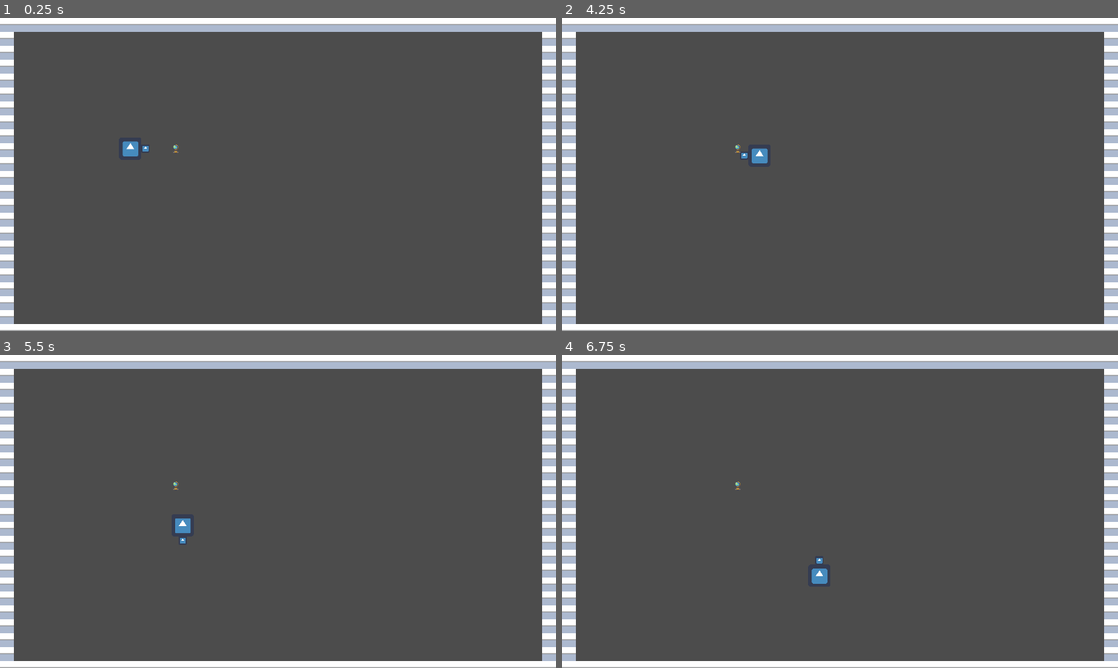
Above: before the commit, frames 1-4 (two rows, left to right).
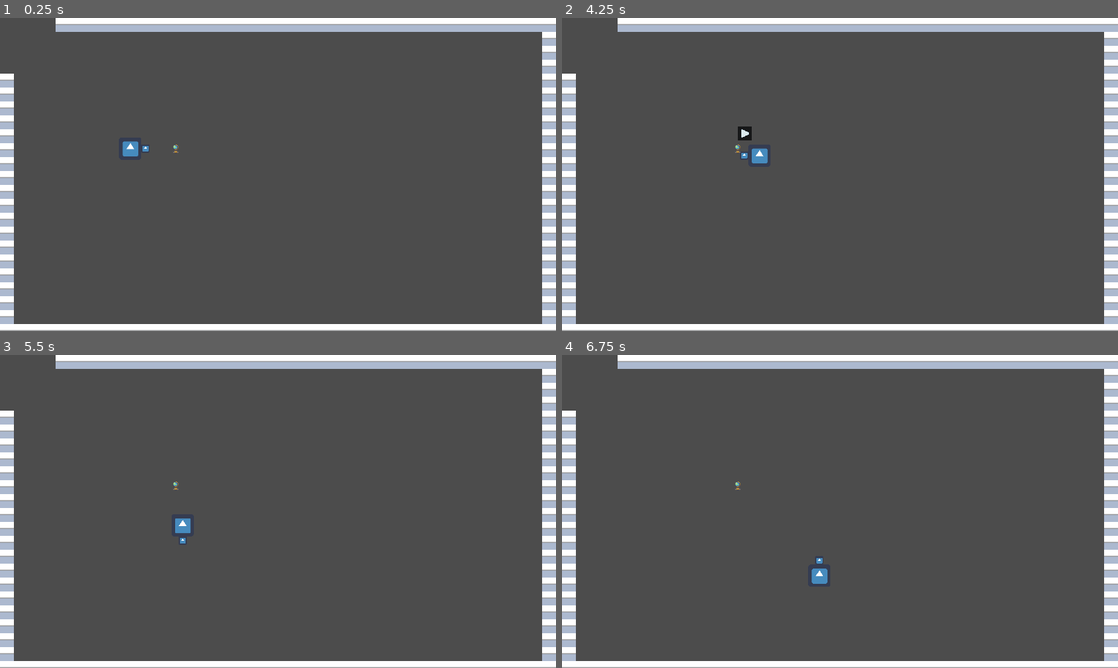
Above: after the commit, the same moments.

Repository: Komogi/Brackeys-GJ6
Game: Godot game, scene res://Scenes/GameScreen.tscn
Two runs of this game, one before a commit and one after it. Both use one fixed random seed, a clock stepped at 60 frames per second and the inputs below. This scene is started directly instead of the project's main scene. The engine's default icon, where the game draws it, is replaced by a stand-in: a white triangle on a blue panel in a dark square.
Inputs:
- Up to frame 1 (0.25 s): no input
- Up to frame 2 (4.25 s): tap Enter at 0.5 s; hold Right (ui_right) 0.53-1.28 s; tap J (interact) at 0.6, 1.25, 1.35, 2.1, 2.85, 3.6 s; hold Down (ui_down) 1.28-2.03 s; hold Right (ui_right) 2.03-2.78 s; hold Up (ui_up) 2.78-3.53 s; hold Left (ui_left) from 3.53 s (still down)
- Up to frame 3 (5.5 s): tap J (interact) at 4.25, 4.35, 5, 5.1 s; release Left (ui_left) at 5.03 s; hold Down (ui_down) from 5.03 s (still down)
- Up to frame 4 (6.75 s): release Down (ui_down) at 5.78 s; hold Right (ui_right) 5.78-6.53 s; tap J (interact) at 5.85, 6.6 s; hold Up (ui_up) from 6.53 s (still down)

The runs differ from the first frame. In frame 1, 0.8% of the frame differs, in the area x 0-10%, y 0-18%; in frame 2, 0.9%, in the area x 0-35%, y 0-40%; in frame 3, 0.8%; in frame 4, 0.8%.

Commit message:
Interaction UI
- Add InteractionComponentUI Scene
- Display an icon on top of interactable

Diff:
--- a/Interactable/Globe.gd
+++ b/Interactable/Globe.gd
@@ -10,7 +10,7 @@
 #	pass
 
 func interaction_get_text() -> String:
-	return "Open"
+	return "Press J"
 
 func interaction_interact(interactionComponentParent : Node) -> void:
 	print("Globe touched")
--- /dev/null
+++ b/Player/InteractionComponentUI.gd
@@ -0,0 +1,60 @@
+extends Control
+class_name InteractionComponentUI
+
+export var interaction_component_nodepath : NodePath
+
+export var interaction_texture_nodepath : NodePath
+export var interaction_text_nodepath : NodePath
+export var interaction_default_texture : Texture
+export var interaction_default_text : String
+
+var fixed_position : Vector2
+
+func _ready():
+	# We need to connect ourselves to the interaction components signal
+	get_node(interaction_component_nodepath).connect("on_interactable_changed", self, "interactable_target_changed", [], CONNECT_DEFERRED)
+
+	# On load we should be hidden
+	hide()
+
+func _process(delta : float):
+	# Because we're a child of the player we'll always be moving relative to them
+	# But when we're set against an item we should stick above it
+	# So each frame we'll make sure we're moved to our fixed_position
+	set_global_position(fixed_position)
+
+func interactable_target_changed(newInteractable : Node) -> void:
+	# If the new interactable thing is null it means we've moved out of range
+	# Lets hide our UI
+	if (newInteractable == null):
+		hide()
+		return
+
+	# Otherwise, we've encountered something new
+	# We want to get the icon we should display from it, along with the text
+
+	# Start by grabbing our default texture & text
+	var interaction_texture := interaction_default_texture
+	var interaction_text := interaction_default_text
+
+	# Then check whether the interactable has a custom texture
+	if (newInteractable.has_method("interaction_get_texture")):
+		interaction_texture = newInteractable.interaction_get_texture()
+
+	# Or custom text
+	if (newInteractable.has_method("interaction_get_text")):
+		interaction_text = newInteractable.interaction_get_text()
+
+	# We'll update our texture and text
+	get_node(interaction_texture_nodepath).texture = interaction_texture
+	get_node(interaction_text_nodepath).text = interaction_text
+
+	# Record the position we should fix ourselves to
+	# This should be just above the interactable item
+	fixed_position = Vector2(newInteractable.get_global_position().x, newInteractable.get_global_position().y - 50)
+
+	# Move to our fixed position
+	self.set_global_position(fixed_position)
+
+	# Then ensure we show ourselves
+	show()
--- /dev/null
+++ b/Player/InteractionComponentUI.tscn
@@ -0,0 +1,43 @@
+[gd_scene load_steps=5 format=2]
+
+[ext_resource path="res://Fonts/ThaleahFat.ttf" type="DynamicFontData" id=1]
+[ext_resource path="res://Player/InteractionComponentUI.gd" type="Script" id=2]
+[ext_resource path="res://Sprites/Start Button.png" type="Texture" id=3]
+
+[sub_resource type="DynamicFont" id=1]
+font_data = ExtResource( 1 )
+
+[node name="InteractionComponentUI" type="Control"]
+anchor_right = 1.0
+anchor_bottom = 1.0
+script = ExtResource( 2 )
+__meta__ = {
+"_edit_use_anchors_": false
+}
+interaction_component_nodepath = NodePath(".")
+interaction_texture_nodepath = NodePath("HBoxContainer/TextureRect")
+interaction_text_nodepath = NodePath("HBoxContainer/RichTextLabel")
+interaction_default_texture = ExtResource( 3 )
+interaction_default_text = "Interact"
+
+[node name="HBoxContainer" type="HBoxContainer" parent="."]
+margin_right = 135.0
+margin_bottom = 40.0
+__meta__ = {
+"_edit_use_anchors_": false
+}
+
+[node name="TextureRect" type="TextureRect" parent="HBoxContainer"]
+margin_right = 32.0
+margin_bottom = 40.0
+texture = ExtResource( 3 )
+
+[node name="RichTextLabel" type="RichTextLabel" parent="HBoxContainer"]
+margin_left = 36.0
+margin_right = 36.0
+margin_bottom = 40.0
+custom_fonts/mono_font = SubResource( 1 )
+text = "Interact"
+__meta__ = {
+"_edit_use_anchors_": false
+}
--- a/Player/Player.tscn
+++ b/Player/Player.tscn
@@ -1,8 +1,9 @@
-[gd_scene load_steps=5 format=2]
+[gd_scene load_steps=6 format=2]
 
 [ext_resource path="res://Player/Player.gd" type="Script" id=1]
 [ext_resource path="res://icon.png" type="Texture" id=2]
 [ext_resource path="res://Player/InteractionComponent.tscn" type="PackedScene" id=3]
+[ext_resource path="res://Player/InteractionComponentUI.tscn" type="PackedScene" id=4]
 
 [sub_resource type="CapsuleShape2D" id=1]
 
@@ -19,3 +20,10 @@
 
 [node name="CollisionShape2D" type="CollisionShape2D" parent="."]
 shape = SubResource( 1 )
+
+[node name="InteractionComponentUI" parent="." instance=ExtResource( 4 )]
+margin_left = -16.1196
+margin_top = -60.3695
+margin_right = -16.1196
+margin_bottom = -60.3695
+interaction_component_nodepath = NodePath("../InteractionComponent")
--- a/Scenes/GameScreen.tscn
+++ b/Scenes/GameScreen.tscn
@@ -10,7 +10,7 @@
 position = Vector2( 300, 300 )
 
 [node name="TileMap" parent="." instance=ExtResource( 2 )]
-tile_data = PoolIntArray( -393201, 25, 0, 0, 0, 0, 1, 0, 0, 2, 0, 0, 3, 0, 0, 4, 0, 0, 5, 0, 0, 6, 0, 0, 7, 0, 0, 8, 0, 0, 9, 0, 0, 10, 0, 0, 11, 0, 0, 12, 0, 0, 13, 0, 0, 14, 0, 0, 15, 0, 0, 16, 0, 0, 17, 0, 0, 18, 0, 0, 19, 0, 0, 20, 0, 0, 21, 0, 0, 22, 0, 0, 23, 0, 0, 24, 0, 0, 25, 0, 0, 26, 0, 0, 27, 0, 0, 28, 0, 0, 29, 0, 0, 30, 0, 0, 31, 0, 0, 32, 0, 0, 33, 0, 0, 34, 0, 0, 35, 0, 0, 36, 0, 0, 37, 0, 0, 38, 0, 0, 39, 0, 0, 65536, 0, 0, 65575, 0, 0, 131072, 0, 0, 131111, 0, 0, 196608, 0, 0, 196647, 0, 0, 262144, 0, 0, 2621 …(1098 unchanged characters)…
+tile_data = PoolIntArray( -393201, 25, 0, 4, 0, 0, 5, 0, 0, 6, 0, 0, 7, 0, 0, 8, 0, 0, 9, 0, 0, 10, 0, 0, 11, 0, 0, 12, 0, 0, 13, 0, 0, 14, 0, 0, 15, 0, 0, 16, 0, 0, 17, 0, 0, 18, 0, 0, 19, 0, 0, 20, 0, 0, 21, 0, 0, 22, 0, 0, 23, 0, 0, 24, 0, 0, 25, 0, 0, 26, 0, 0, 27, 0, 0, 28, 0, 0, 29, 0, 0, 30, 0, 0, 31, 0, 0, 32, 0, 0, 33, 0, 0, 34, 0, 0, 35, 0, 0, 36, 0, 0, 37, 0, 0, 38, 0, 0, 39, 0, 0, 65575, 0, 0, 131111, 0, 0, 196647, 0, 0, 262144, 0, 0, 2621 …(1098 unchanged characters)…
 
 [node name="Globe" parent="." instance=ExtResource( 3 )]
 position = Vector2( 404.765, 300.408 )
--- a/project.godot
+++ b/project.godot
@@ -14,6 +14,11 @@
 "language": "GDScript",
 "path": "res://Interactable/InteractableItem.gd"
 }, {
+"base": "Control",
+"class": "InteractionComponentUI",
+"language": "GDScript",
+"path": "res://Player/InteractionComponentUI.gd"
+}, {
 "base": "KinematicBody2D",
 "class": "Player",
 "language": "GDScript",
@@ -21,6 +26,7 @@
 } ]
 _global_script_class_icons={
 "InteractableItem": "",
+"InteractionComponentUI": "",
 "Player": ""
 }
 
